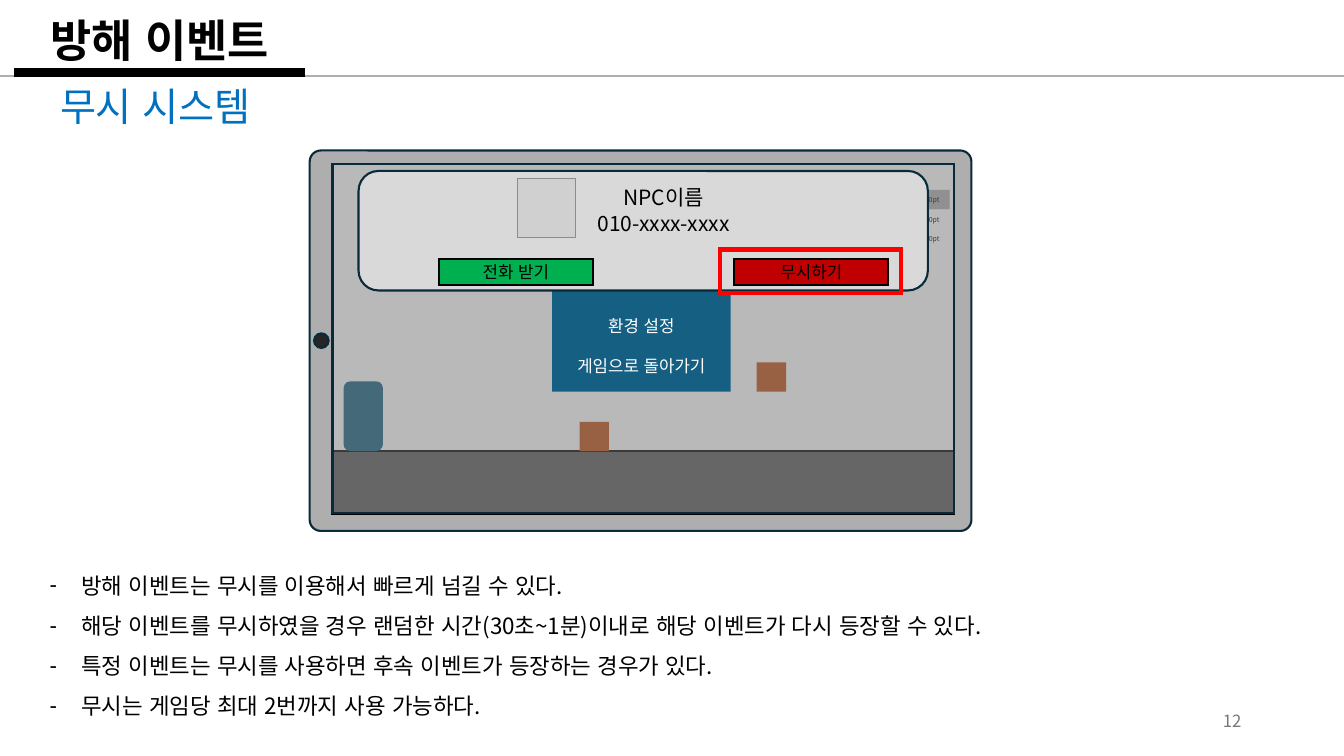
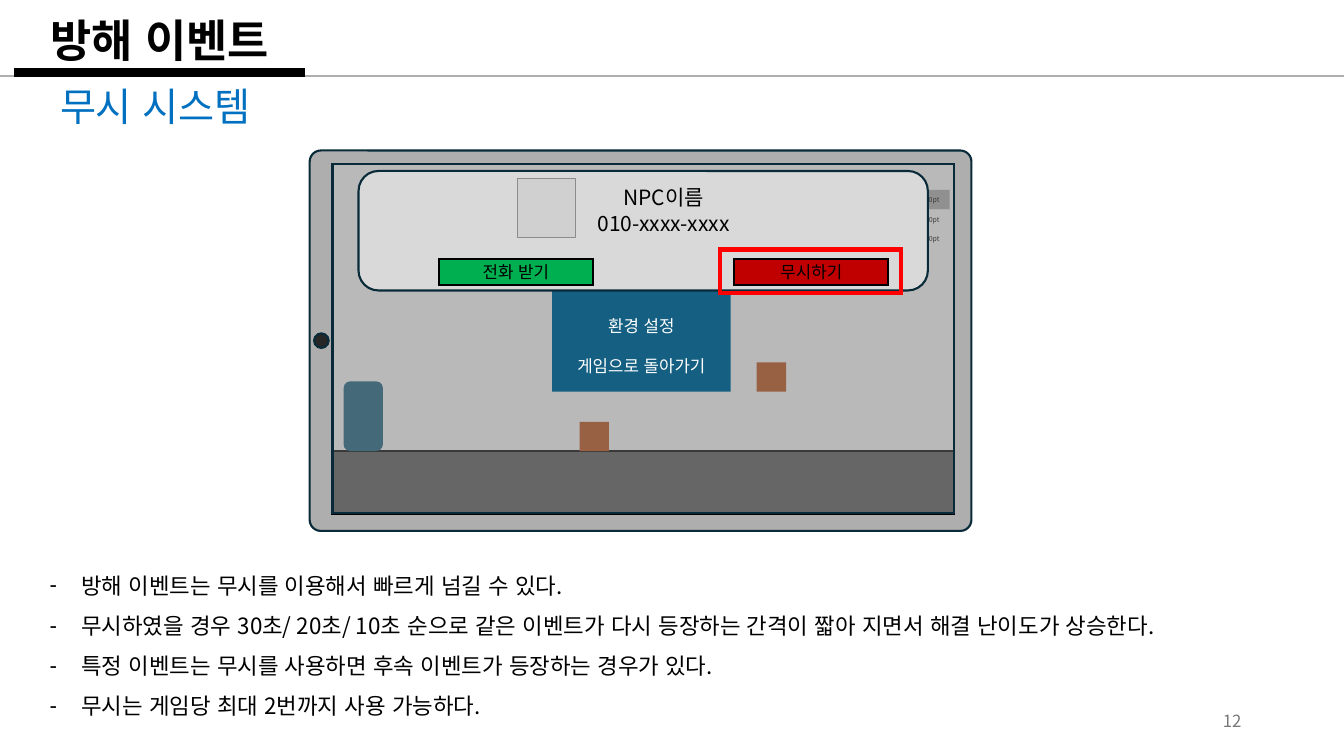
Before and after one commit to weariness00/Mandle_10Minute_Game, a slide deck: slide 12 of document/Please Leave me alone!.pptx. Drawn at 1344x756 pixels with LibreOffice and Linux fonts; fonts in the diff are those of the drawing; grey boxes stand for pictures. Boxes give left, top, right and bottom in pixels: in the first picture for what was removed or moved away, otherwise in the second. Text is boxed around its words. In the diff, an @@ line names an element or a change of style, - is before the commit and + after.

Commit message:
20250205_기획_update
- 무시 패널티 강화
- 연출 이미지 추가

```diff
--- a/document/Please Leave me alone!.pptx
+++ b/document/Please Leave me alone!.pptx
@@ text at [81,615,1155,638]: text changed @@
-– 해당 이벤트를 무시하였을 경우 랜덤한 시간(30초~1분)이내로 해당 이벤트가 다시 등장할 수 있다.
+– 무시하였을 경우 30초/ 20초/ 10초 순으로 같은 이벤트가 다시 등장하는 간격이 짧아 지면서 해결 난이도가 상승한다.
```
Also in this commit, not shown: 1 other slide changed, 3 other files.
